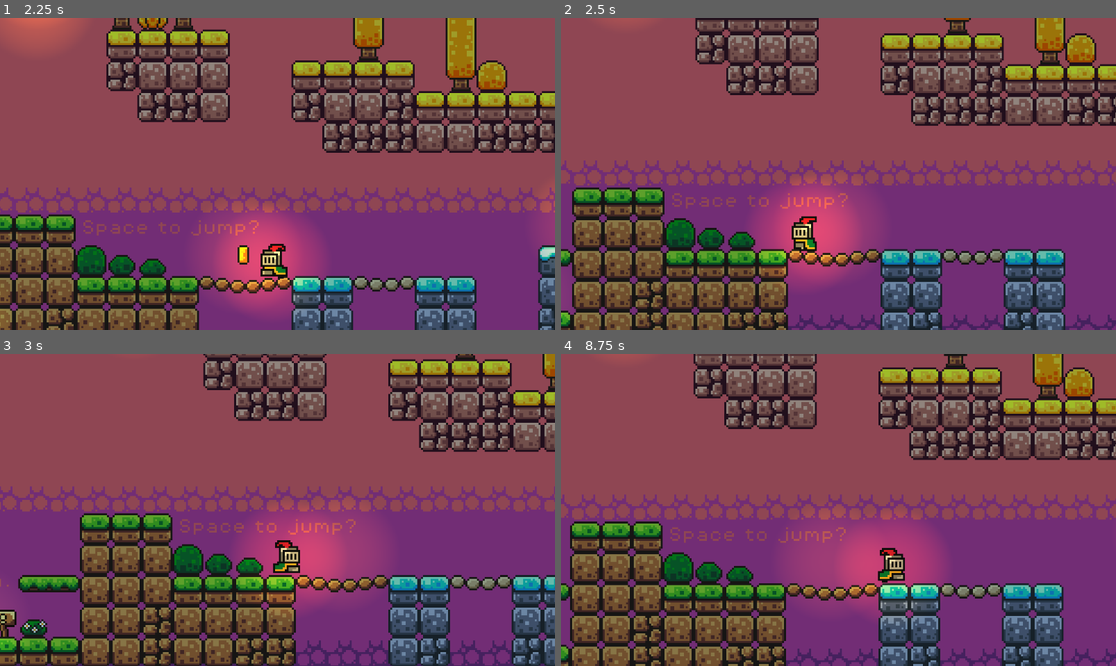
Above: before the commit, frames 1-4 (two rows, left to right).
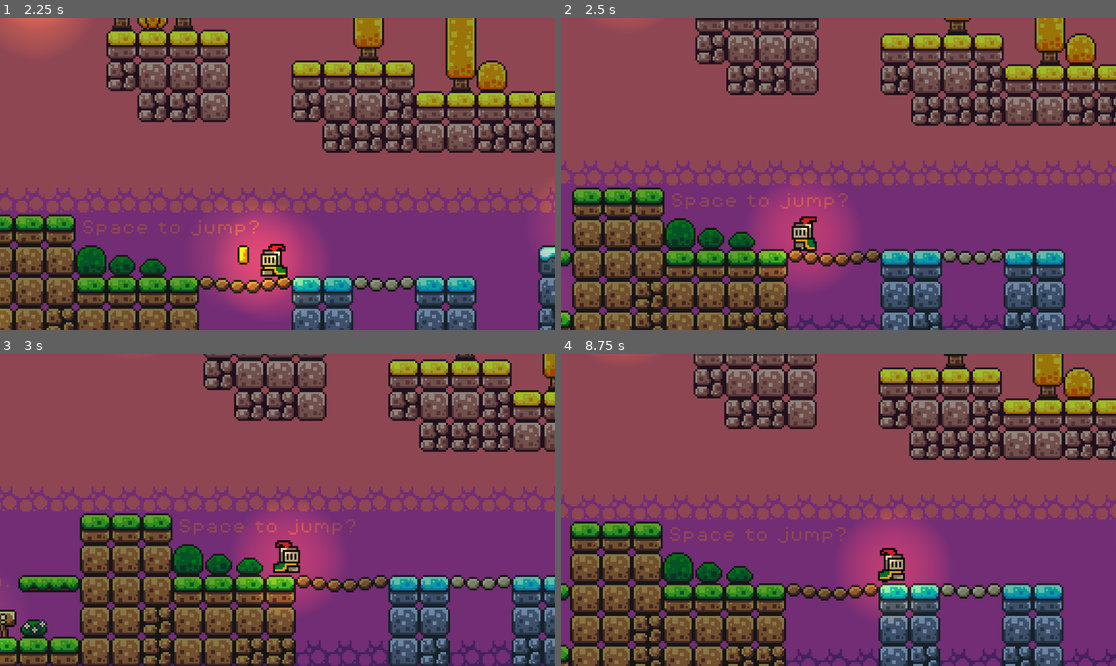
Above: after the commit, the same moments.

Repository: compactcola/Knight-Night
Game: Godot game, scene res://Scenes/game.tscn
Same seed, same stepped clock (60 frames per second), same inputs: the game is played once before the commit and once after it.
Inputs:
- Up to frame 1 (2.25 s): hold D (move_right) 0.53-2.03 s; tap Space (jump) at 0.77, 1.52 s; hold A (move_left) from 2.03 s (still down)
- Up to frame 2 (2.5 s): keep holding A (move_left)
- Up to frame 3 (3 s): release A (move_left) at 2.78 s; hold D (move_right) from 2.78 s (still down)
- Up to frame 4 (8.75 s): tap Space (jump) at 3.02, 3.77, 4.52, 6.02, 6.77, 7.52 s; release D (move_right) at 4.28 s; hold A (move_left) 4.28-5.03 s; hold D (move_right) 5.03-5.78 s; hold A (move_left) 5.78-7.28 s; hold D (move_right) from 7.28 s (still down)

Frame 1 is identical in both runs. In frame 2, 2.5% of the frame differs, in the area x 41-57%, y 52-81%; in frame 3, 2.8%, in the area x 54-69%, y 49-78%; in frame 4, 2.8%.

Commit message:
coin light goes away and explosion on enemy contact
explosion asset from https://ansimuz.itch.io/explosion-animations-pack/download/eyJleHBpcmVzIjoxNzkwMjI1NDQzLCJpZCI6MTMzODMxfQ%3d%3d%2eUXiFfre03KnGd4dQZg3IjzY3vJk%3d#google_vignette

Diff:
--- a/Scenes/coin.tscn
+++ b/Scenes/coin.tscn
@@ -138,6 +138,18 @@
 "update": 1,
 "values": [false]
 }
+tracks/3/type = "value"
+tracks/3/imported = false
+tracks/3/enabled = true
+tracks/3/path = NodePath("PointLight2D:visible")
+tracks/3/interp = 1
+tracks/3/loop_wrap = true
+tracks/3/keys = {
+"times": PackedFloat32Array(-0.06666667),
+"transitions": PackedFloat32Array(1),
+"update": 1,
+"values": [true]
+}
 
 [sub_resource type="Animation" id="Animation_vm0fk"]
 resource_name = "pickup"
@@ -191,6 +203,18 @@
 "method": &"queue_free"
 }]
 }
+tracks/4/type = "value"
+tracks/4/imported = false
+tracks/4/enabled = true
+tracks/4/path = NodePath("PointLight2D:visible")
+tracks/4/interp = 1
+tracks/4/loop_wrap = true
+tracks/4/keys = {
+"times": PackedFloat32Array(0.06666666),
+"transitions": PackedFloat32Array(1),
+"update": 1,
+"values": [false]
+}
 
 [sub_resource type="AnimationLibrary" id="AnimationLibrary_km1sn"]
 _data = {
--- /dev/null
+++ b/Scenes/explosion.tscn
@@ -0,0 +1,77 @@
+[gd_scene format=3 uid="uid://cf1n2uvs2yeos"]
+
+[ext_resource type="Texture2D" uid="uid://c37rbywklpjat" path="res://Assets/sprites/explosion_spritesheet.png" id="1_aayv4"]
+[ext_resource type="Script" uid="uid://u5gqx5erunre" path="res://Scripts/explosion.gd" id="2_a801j"]
+
+[sub_resource type="AtlasTexture" id="AtlasTexture_a801j"]
+atlas = ExtResource("1_aayv4")
+region = Rect2(0, 0, 48, 48)
+
+[sub_resource type="AtlasTexture" id="AtlasTexture_4okmj"]
+atlas = ExtResource("1_aayv4")
+region = Rect2(48, 0, 48, 48)
+
+[sub_resource type="AtlasTexture" id="AtlasTexture_k2xjm"]
+atlas = ExtResource("1_aayv4")
+region = Rect2(96, 0, 48, 48)
+
+[sub_resource type="AtlasTexture" id="AtlasTexture_bvnfy"]
+atlas = ExtResource("1_aayv4")
+region = Rect2(144, 0, 48, 48)
+
+[sub_resource type="AtlasTexture" id="AtlasTexture_61lnk"]
+atlas = ExtResource("1_aayv4")
+region = Rect2(192, 0, 48, 48)
+
+[sub_resource type="AtlasTexture" id="AtlasTexture_14ogo"]
+atlas = ExtResource("1_aayv4")
+region = Rect2(240, 0, 48, 48)
+
+[sub_resource type="AtlasTexture" id="AtlasTexture_48id1"]
+atlas = ExtResource("1_aayv4")
+region = Rect2(288, 0, 48, 48)
+
+[sub_resource type="AtlasTexture" id="AtlasTexture_h4yxj"]
+atlas = ExtResource("1_aayv4")
+region = Rect2(336, 0, 48, 48)
+
+[sub_resource type="SpriteFrames" id="SpriteFrames_ra2i3"]
+animations = [{
+"frames": [{
+"duration": 1.0,
+"texture": SubResource("AtlasTexture_a801j")
+}, {
+"duration": 1.0,
+"texture": SubResource("AtlasTexture_4okmj")
+}, {
+"duration": 1.0,
+"texture": SubResource("AtlasTexture_k2xjm")
+}, {
+"duration": 1.0,
+"texture": SubResource("AtlasTexture_bvnfy")
+}, {
+"duration": 1.0,
+"texture": SubResource("AtlasTexture_61lnk")
+}, {
+"duration": 1.0,
+"texture": SubResource("AtlasTexture_14ogo")
+}, {
+"duration": 1.0,
+"texture": SubResource("AtlasTexture_48id1")
+}, {
+"duration": 1.0,
+"texture": SubResource("AtlasTexture_h4yxj")
+}],
+"loop": 0,
+"name": &"default",
+"speed": 12.0
+}]
+
+[node name="AnimatedSprite2D" type="AnimatedSprite2D" unique_id=1417859990]
+process_mode = 3
+z_index = 6
+sprite_frames = SubResource("SpriteFrames_ra2i3")
+autoplay = "default"
+frame = 7
+frame_progress = 1.0
+script = ExtResource("2_a801j")
--- /dev/null
+++ b/Scripts/explosion.gd
@@ -0,0 +1,7 @@
+extends AnimatedSprite2D
+
+
+func _ready():
+	play("default")
+	#await animation_finished
+	#queue_free()
--- a/Scripts/game_manager.gd
+++ b/Scripts/game_manager.gd
@@ -3,6 +3,14 @@
 var score = 0
 @onready var score_label = $ScoreLabel
 
+const EXPLOSION_SCENE = preload("res://scenes/explosion.tscn")
+
 func add_point():
 	score += 1
 	score_label.text = "You collected\n" + str(score) + " coins."
+
+func explode(pos):
+	var explosion = EXPLOSION_SCENE.instantiate()
+	explosion.process_mode = PROCESS_MODE_ALWAYS
+	explosion.global_position = pos
+	get_tree().current_scene.add_child(explosion)
--- a/Scripts/killzone.gd
+++ b/Scripts/killzone.gd
@@ -6,6 +6,9 @@
 	Engine.time_scale = 0.5
 	body.get_node("AnimatedSprite2D").flip_v = true
 	body.get_node("CollisionShape2D").queue_free()
+
+	GameManager.explode(body.global_position)
+
 	timer.start()
 	%DeathSound.play()
 
--- a/project.godot
+++ b/project.godot
@@ -22,6 +22,7 @@
 [autoload]
 
 Music="*res://Scenes/music.tscn"
+GameManager="*uid://dn41jq1kpxc3m"
 
 [input]
 
Binary file added: Assets/sprites/explosion_spritesheet.png
Not shown, added: Assets/sprites/explosion_spritesheet.png.import
Not shown, added: Scripts/explosion.gd.uid
